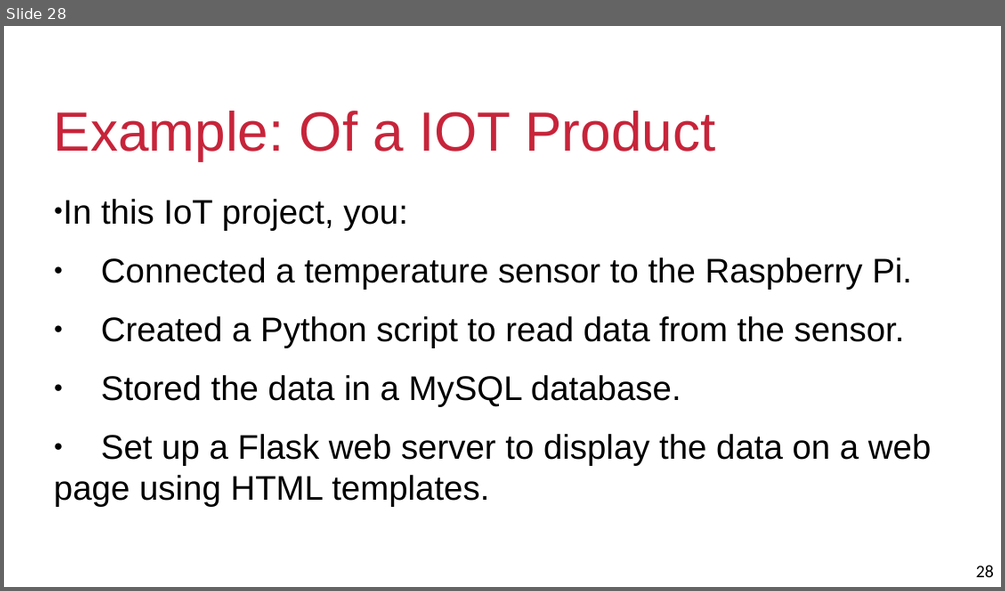
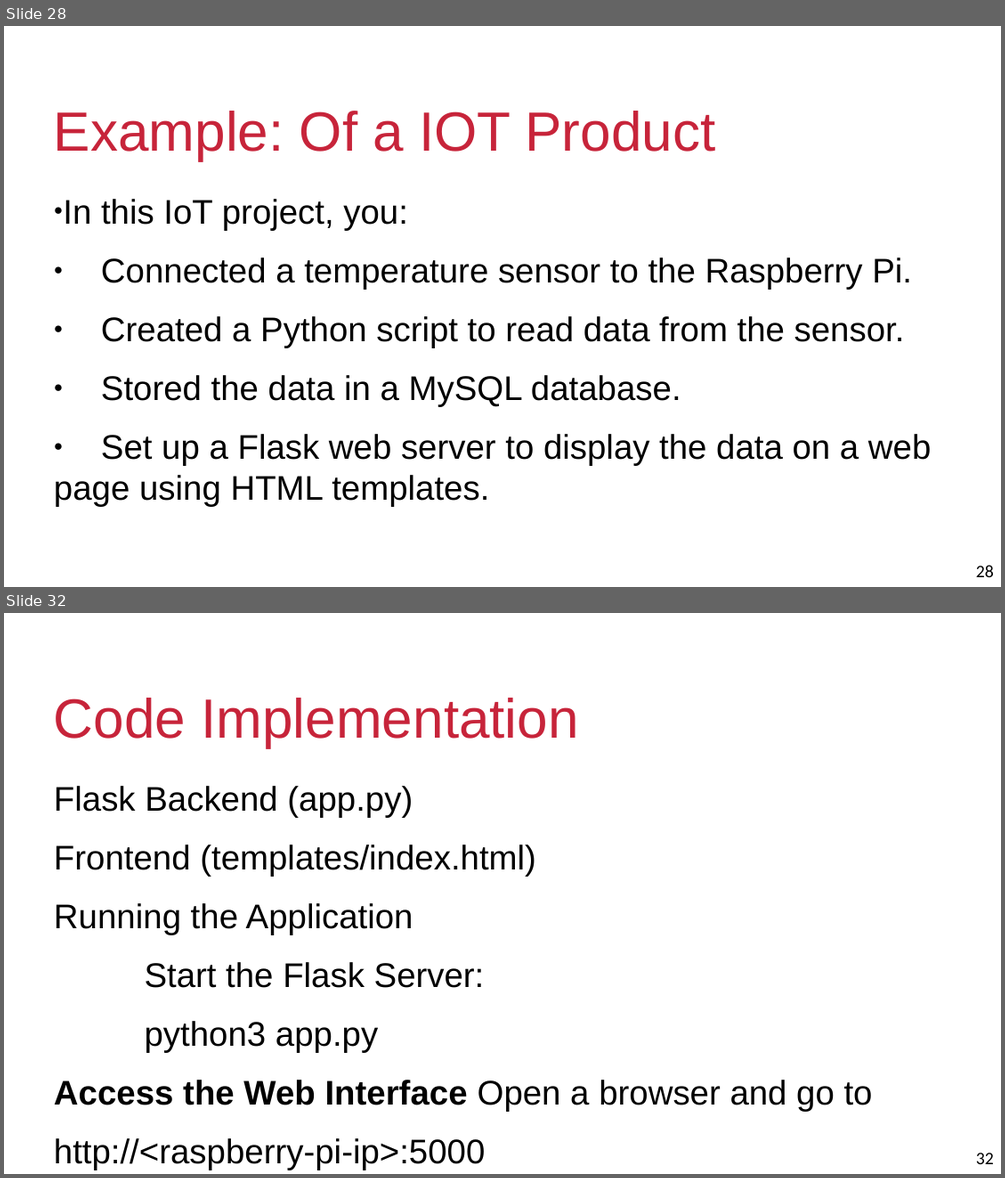
Before and after one commit to heikhama/IOT, a slide deck: iotimplementation.pptx. Shown one above the other, each under a label of ours: slide 28 before the commit, slides 28 and 32 after it; the slides between them are not shown. The pictures are 1005x591 and 1005x1178 pixels, drawn with LibreOffice and Linux fonts; fonts in the diff are those of the drawing; background and template pictures are left out. Boxes give left, top, right and bottom in pixels: in the first picture for what was removed or moved away, otherwise in the second. Text is boxed around its words. In the diff, an @@ line names an element or a change of style, - is before the commit and + after.

```diff
--- a/iotimplementation.pptx
+++ b/iotimplementation.pptx
@@ slide 32 added at bbox=[4, 613, 1001, 1174], background #FFFFFF; not listed: 1 template element that a slide beside it also shows @@
@@ title added at bbox=[54, 698, 579, 747], 44 pt, text #C7243A @@
+Code Implementation
@@ text added at bbox=[54, 786, 873, 1170], 27.2 pt, text #000000 @@
+Flask Backend (app.py)
+Frontend (templates/index.html)
+Running the Application
+Start the Flask Server:
+python3 app.py
+Access the Web Interface Open a browser and go to
+http://<raspberry-pi-ip>:5000
```
Also in this commit, not shown: 1 slide changed, 3 other slides added, 1 other file.
